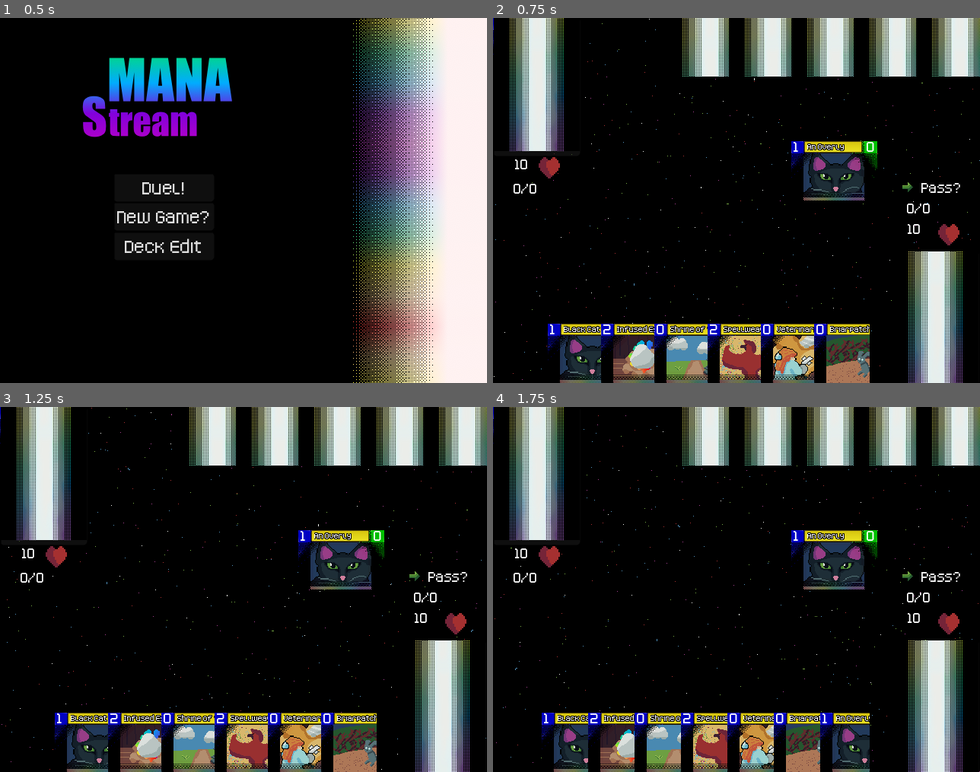
Above: before the commit, frames 1-4 (two rows, left to right).
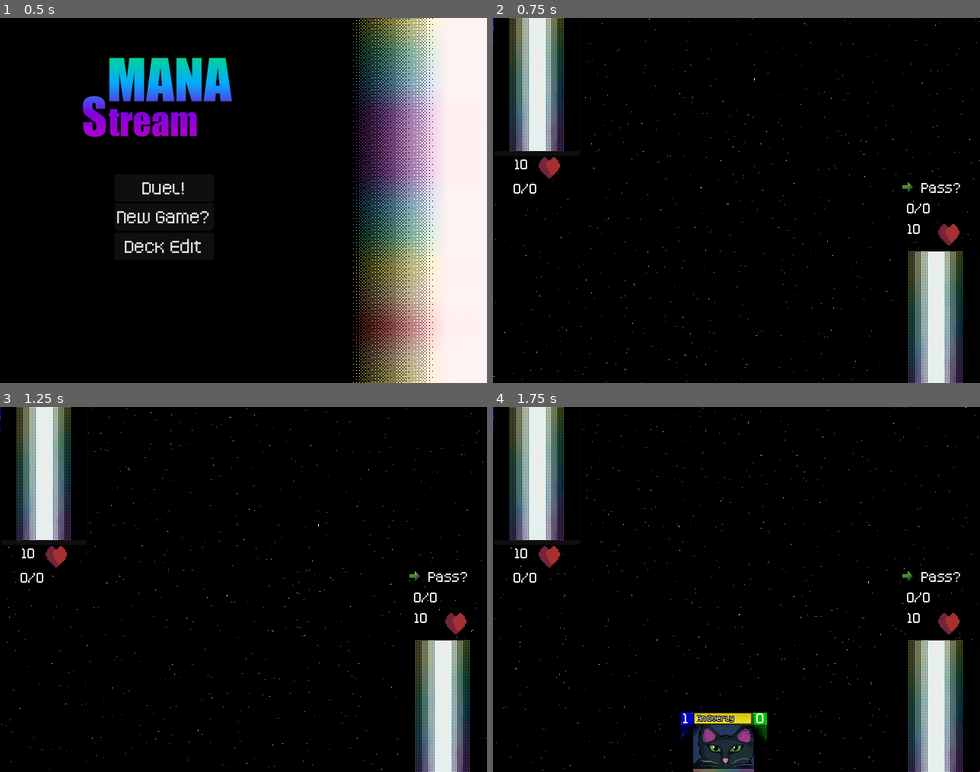
Above: after the commit, the same moments.

Repository: ColbySchexnayder/mana-stream
Game: Godot game, scene res://Scenes/titleScreen.tscn
Two runs of this game, one before a commit and one after it. Both use one fixed random seed, a clock stepped at 60 frames per second and the inputs below.
Inputs (mouse positions are in pixels of both pictures, inside the frame that each line leads up to):
- Up to frame 1 (0.5 s): no input
- Up to frame 2 (0.75 s): click "New Game?" at 0.5 s
- Up to frame 3 (1.25 s): no input
- Up to frame 4 (1.75 s): click (936, 706) at 1.25 s

Frame 1 is identical in both runs. In frame 2, 15% of the frame differs, in the area x 11-100%, y 0-100%; in frame 3, 15%; in frame 4, 15%.
Error after the commit: Parse Error: Too few arguments for "destroy()" call. Expected at least 1 but received 0. (res://Cards/SpellCard.gd:25)

Commit message:
star hawk can't be destroyed by battle

Diff:
--- a/Cards/Card.gd
+++ b/Cards/Card.gd
@@ -74,7 +74,8 @@
 func block() -> void:
 	pass
 
-func destroy() -> void:
+#Tentatively @cause. 0: from card effect. 1: from battle. more to be added?
+func destroy(cause: int) -> void:
 	GmManager.emit_signal("_move_to_deck", card)
 
 func exhaust(card)-> void:
--- a/Cards/CardScripts/star_hawk.gd
+++ b/Cards/CardScripts/star_hawk.gd
@@ -22,3 +22,9 @@
 # Called every frame. 'delta' is the elapsed time since the previous frame.
 func _process(delta: float) -> void:
 	pass
+
+func destroy(cause: int) -> void:
+	if cause == 1:
+		return
+
+	super.destroy(cause)
